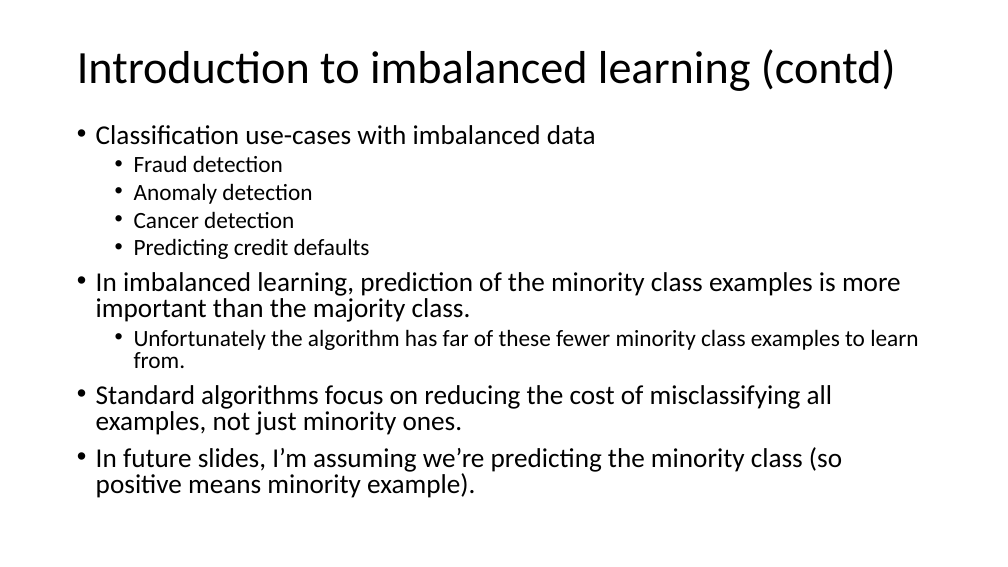
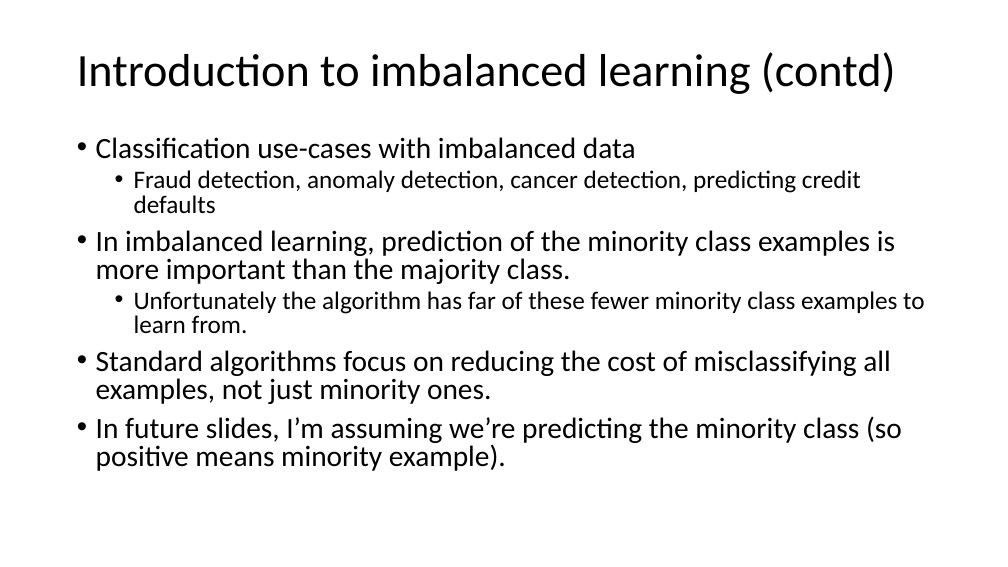
Before and after one commit to timgasser/acm_imbalanced_learning, a slide deck: slide 4 of acm_imbalance_datasets.pptx. Drawn at 1008x567 pixels with LibreOffice and Linux fonts; fonts in the diff are those of the drawing. Boxes give left, top, right and bottom in pixels: in the first picture for what was removed or moved away, otherwise in the second. Text is boxed around its words. In the diff, an @@ line names an element or a change of style, - is before the commit and + after.

```diff
--- a/acm_imbalance_datasets.pptx
+++ b/acm_imbalance_datasets.pptx
@@ text "Classification use-cases with imbalanced data" moved from (x1=96, y1=125, x2=918, y2=498) to (x1=96, y1=137, x2=924, y2=471) @@
@@ text at (x1=96, y1=137, x2=924, y2=471): size 25.9 to 28 pt in "Classification use-cases with imbalanced data", "In imbalanced learning, prediction of the minority ...", "Standard algorithms focus on reducing the cost ...", "In future slides, I’m assuming we’re predicting ..."; size 22.2 to 24 pt in "Unfortunately the algorithm has far of these ..." @@
@@ text at (x1=134, y1=170, x2=861, y2=214): text changed; size 22.2 to 24 pt @@
-  • Fraud detection
-  • Anomaly detection
-  • Cancer detection
-  • Predicting credit defaults
+  • Fraud detection, anomaly detection, cancer detection, predicting credit defaults
```
Also in this commit, not shown: 18 other slides changed, 5 slides added, 4 other files.
